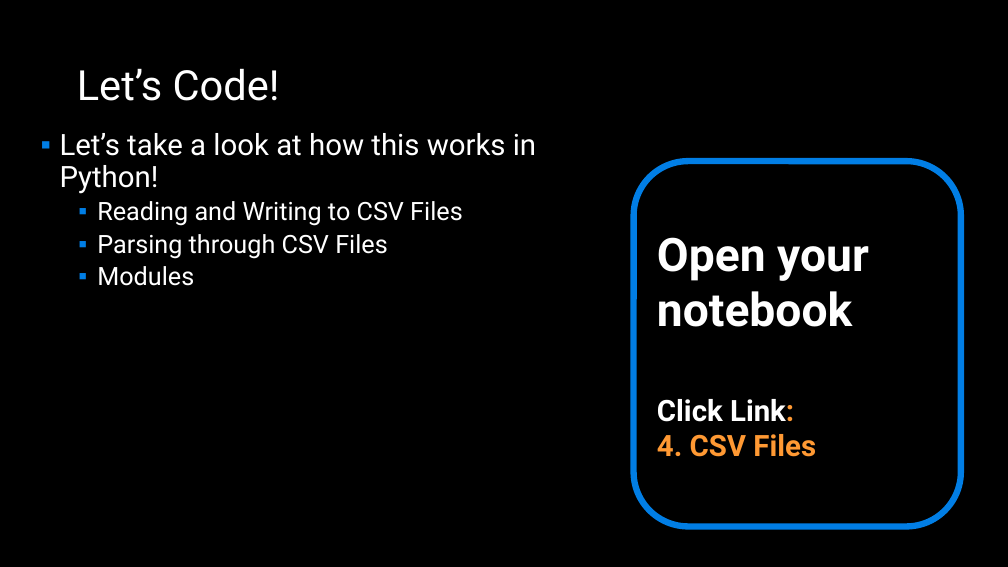
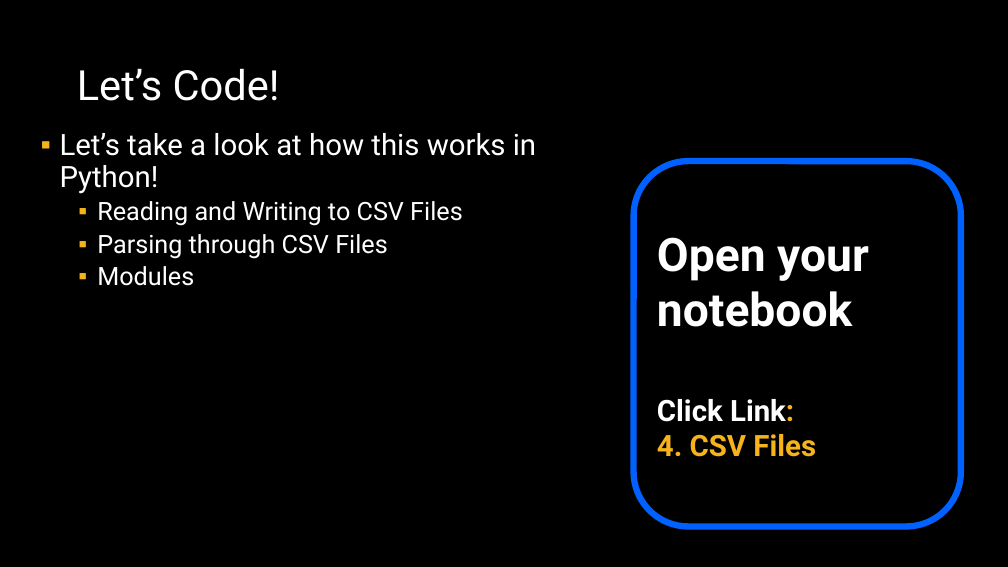
Before and after one commit to APS106/APS106-winter-2026-goodfellow-sutton, a slide deck: slide 22 of lectures/week11/lecture2/slides/week11_lecture2.pptx. Drawn at 1008x567 pixels with LibreOffice and Linux fonts; fonts in the diff are those of the drawing; background and template pictures are left out. Boxes give left, top, right and bottom in pixels: in the first picture for what was removed or moved away, otherwise in the second. Text is boxed around its words. In the diff, an @@ line names an element or a change of style, - is before the commit and + after.

```diff
--- a/lectures/week11/lecture2/slides/week11_lecture2.pptx
+++ b/lectures/week11/lecture2/slides/week11_lecture2.pptx
@@ text "Let’s take a look at ..." at (60,133,536,286): bullet colour #007EE5 to #F7B41A @@
@@ rounded rectangle "Open your notebook" at (634,161,961,526): outline #017EE5 6 pt to #0061FF 6 pt @@
@@ text in rounded rectangle at (657,399,816,457): text colour #FF9933 to #F7B41A in "Link:", "4. CSV Files" @@
```
Also in this commit, not shown: 28 other slides changed, 12 other files.
